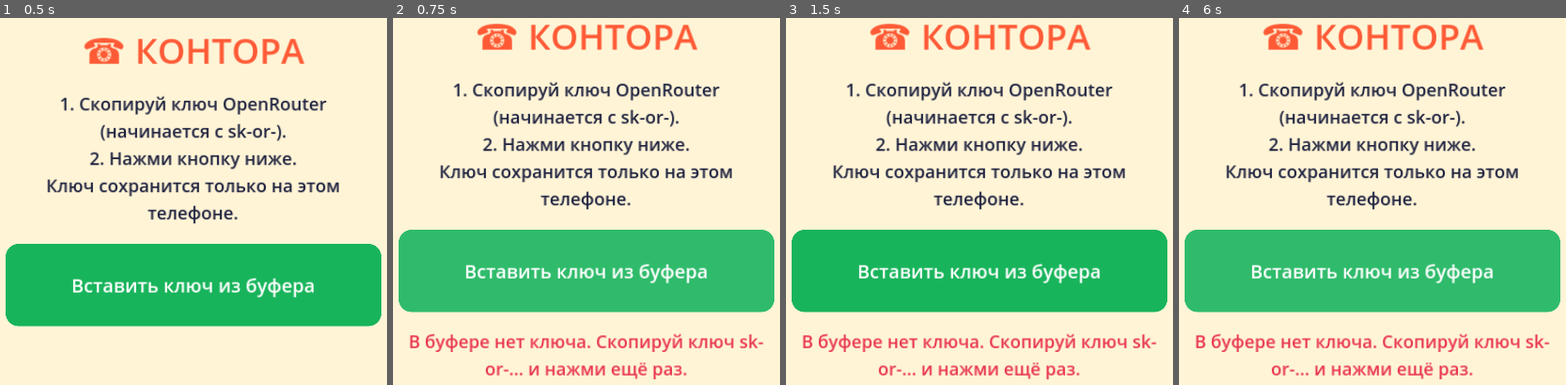
Above: before the commit, frames 1-4 (left to right).
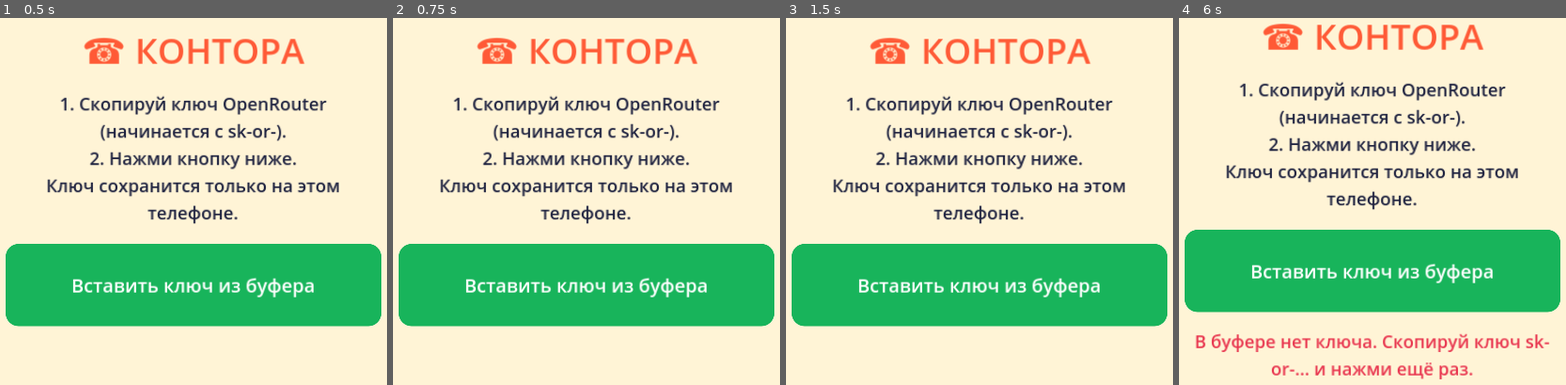
Above: after the commit, the same moments.

Repository: kokazolik/scumai
Game: Godot game, scene res://main.tscn
Two runs of this game, one before a commit and one after it. Both use one fixed random seed, a clock stepped at 60 frames per second and the inputs below.
Inputs:
- Up to frame 1 (0.5 s): no input
- Up to frame 2 (0.75 s): click "Вставить ключ из буфера" (after the commit: "Скопировать") at 0.5 s
- Up to frame 3 (1.5 s): click "☎ Следующий" at 1.25 s
- Up to frame 4 (6 s): click "➤" at 2 s; click "▤ Терминал" at 2.75 s; click "✖ Положить трубку" at 3.5 s; click "Вставить ключ из буфера" at 4.25 s; click "➤" at 5 s; click "Вставить ключ из буфера" (after the commit: "Скопировать") at 5.75 s

Frame 1 is identical in both runs. In frame 2, 26% of the frame differs, in the area x 1-99%, y 1-99%; in frame 3, 26%; in frame 4, less than 0.1%.

Commit message:
Перевод по корпоративному номеру, прокрутка пальцем, закреплённый номер карты
- Если игрок продиктовал корпоративный номер, клиент с шансом = доверию
  переводит договорённую сумму; перевод идёт в план.
- Клиент соглашается только на цену, названную оператором (или меньше).
- Прокрутка переписки и поля ввода пальцем.
- Присланный номер карты закреплён в карточке клиента с кнопкой «Скопировать».

Co-Authored-By: Claude Opus 5.5 <noreply@anthropic.com>
Claude-Session: https://claude.ai/code/session_01Asjs6gV3ucSs4DgrwBz737

Diff:
--- a/scripts/call_session.gd
+++ b/scripts/call_session.gd
@@ -13,6 +13,11 @@
 signal call_ended(reason: String)  # "hung_up" | "card_given" | "operator"
 signal card_dictated(card: String)
 signal price_agreed(rub: int)
+signal transfer_done(rub: int)
+
+## Корпоративный номер для перевода по номеру телефона (вымышленный).
+const CORP_PHONE := "+7 900 555-01-23"
+const CORP_BANK := "Восход-Банк"
 
 const MAX_TRUST := 100
 const REFUSE_PENALTY := 10
@@ -29,7 +34,9 @@
 var last_operator_line := ""
 var agreed_price := 0  # сколько клиент согласился заплатить, ₽
 var budget := 0        # сколько у клиента примерно есть денег, ₽
-var _card_answer := ""  # "agree" | "refuse" | "" на текущий ход
+var paid := false        # деньги уже получены (карта списана или перевод)
+var _card_answer := ""
+var _transfer_answer := ""  # "agree" | "refuse" | "no_price" | ""  # "agree" | "refuse" | "" на текущий ход
 
 
 func _init(p: Dictionary) -> void:
@@ -73,6 +80,12 @@
 		sys += "\n\nОператор просит номер твоей карты. Ты СОГЛАСЕН(НА). Коротко скажи, что сейчас пришлёшь номер сообщением. Сам номер не пиши."
 	elif _card_answer == "refuse":
 		sys += "\n\nОператор просит номер твоей карты. Ты ОТКАЗЫВАЕШЬСЯ его называть. Объясни отказ в духе своего характера."
+	if _transfer_answer == "agree":
+		sys += "\n\nОператор продиктовал номер телефона %s, чтобы ты перевёл(а) %d рублей через %s. Ты СОГЛАСЕН(НА): скажи, что перевёл(а) деньги по этому номеру." % [CORP_PHONE, agreed_price, CORP_BANK]
+	elif _transfer_answer == "refuse":
+		sys += "\n\nОператор просит перевести деньги по номеру телефона. Ты ОТКАЗЫВАЕШЬСЯ переводить. Объясни отказ в духе своего характера."
+	elif _transfer_answer == "no_price":
+		sys += "\n\nОператор просит перевести деньги по номеру телефона, но вы ещё не договорились о сумме. Спроси, сколько именно переводить и за что."
 	return [{"role": "system", "content": sys}] + history
 
 
@@ -121,7 +134,13 @@
 	history.append({"role": "user", "content": "Оператор: " + text})
 	last_operator_line = text
 	_card_answer = ""
-	if not card_given and asks_for_card(text):
+	_transfer_answer = ""
+	if not paid and has_corp_phone(text):
+		if agreed_price <= 0:
+			_transfer_answer = "no_price"
+		else:
+			_transfer_answer = "agree" if randi() % 100 < trust else "refuse"  # шанс = доверие в %
+	elif not card_given and not paid and asks_for_card(text):
 		_card_answer = "agree" if randi() % 100 < trust else "refuse"  # шанс = доверие в %
 	await _ask_model(true)
 	if not active:
@@ -132,7 +151,14 @@
 		card_dictated.emit(card_number)
 	elif _card_answer == "refuse":
 		_set_trust(-REFUSE_PENALTY)
+	if _transfer_answer == "agree":
+		paid = true
+		history.append({"role": "assistant", "content": "(перевёл(а) %d рублей по номеру телефона)" % agreed_price})
+		transfer_done.emit(agreed_price)
+	elif _transfer_answer == "refuse":
+		_set_trust(-REFUSE_PENALTY)
 	_card_answer = ""
+	_transfer_answer = ""
 
 
 ## Похожа ли реплика на бессмыслицу: мало настоящих слов или одни повторы.
@@ -153,6 +179,36 @@
 	return long_words.is_empty() or (uniq.size() == 1 and words.size() >= 3)
 
 
+## Самая большая сумма, которую оператор назвал в реплике («2000», «2 000», «2 тысячи»).
+## Клиент может согласиться только на названную оператором цену или меньше.
+static func mentioned_price(text: String) -> int:
+	var best := 0
+	var t := text.to_lower()
+	var re := RegEx.create_from_string("(\\d[\\d\\s]*\\d|\\d)(\\s*(тыс|к(?![а-яё])))?")
+	for m in re.search_all(t):
+		var digits := m.get_string(1).replace(" ", "")
+		if digits.length() > 7:
+			continue  # это номер телефона или карты, а не цена
+		var n := int(digits)
+		if m.get_string(2) != "":
+			n *= 1000
+		best = maxi(best, n)
+	return best
+
+
+## Продиктовал ли игрок корпоративный номер (цифры в любом формате).
+static func has_corp_phone(text: String) -> bool:
+	var digits := ""
+	for ch in text:
+		if ch >= "0" and ch <= "9":
+			digits += ch
+	var corp := ""
+	for ch in CORP_PHONE:
+		if ch >= "0" and ch <= "9":
+			corp += ch
+	return digits.contains(corp.substr(1))  # без первой цифры: +7 / 8 / без кода
+
+
 ## Просит ли реплика игрока номер карты.
 static func asks_for_card(text: String) -> bool:
 	var t := text.to_lower()
@@ -180,15 +236,16 @@
 	history.append({"role": "assistant", "content": d["reply"] if d["reply"] != "" else "(молчит)"})
 	if d["reply"] != "":
 		caller_spoke.emit(d["reply"])
-	if apply_trust and d["agreed_price"] > 0 and d["agreed_price"] <= budget and d["agreed_price"] != agreed_price:
+	var offered := mentioned_price(last_operator_line)
+	if apply_trust and d["agreed_price"] > 0 and d["agreed_price"] <= mini(budget, offered) and d["agreed_price"] != agreed_price:
 		agreed_price = d["agreed_price"]
 		price_agreed.emit(agreed_price)
-	if apply_trust and d["hang_up"] and _card_answer != "agree":
+	if apply_trust and d["hang_up"] and _card_answer != "agree" and _transfer_answer != "agree":
 		_end("hung_up")
 		return
 	if apply_trust:
 		var delta: int = d["trust_delta"]
-		if _card_answer != "":
+		if _card_answer != "" or _transfer_answer != "":
 			delta = 0  # просьбу о карте решает бросок, а не оценка модели
 		if is_gibberish(last_operator_line) and delta > -10:
 			delta = -10  # «бе-бе-бе» никогда не вызывает доверия
--- a/scripts/desktop.gd
+++ b/scripts/desktop.gd
@@ -9,7 +9,7 @@
 const FIRST_QUOTA := 15000   # план первой смены, ₽
 const QUOTA_GROWTH := 1.3    # на сколько растёт план каждую выполненную смену
 const INPUT_MIN_H := 100
-const INPUT_MAX_H := 200
+const INPUT_MAX_H := 300
 
 # Яркая палитра
 const C_BG := Color("fff4d6")
@@ -33,6 +33,8 @@
 var shift_calls := 0
 var quota_bar: ProgressBar
 var charge_btn: Button
+var pinned_card_row: HBoxContainer
+var pinned_card_label: Label
 var caller_index := 0
 var caller_order: Array = []
 var main_margin: MarginContainer
@@ -287,7 +289,42 @@
 	trust_fill = _box(C_YELLOW, 18, 0)
 	trust_bar.add_theme_stylebox_override("fill", trust_fill)
 	th.add_child(trust_bar)
+
+	# Корпоративный номер для перевода: копируешь и вставляешь в чат.
+	var corp := HBoxContainer.new()
+	corp.add_theme_constant_override("separation", 10)
+	var corp_l := Label.new()
+	corp_l.text = "Наш номер для перевода:\n" + CallSession.CORP_PHONE
+	corp_l.add_theme_font_size_override("font_size", 24)
+	corp_l.size_flags_horizontal = Control.SIZE_EXPAND_FILL
+	corp.add_child(corp_l)
+	var corp_b := _small_button("Скопировать", C_ACCENT, func():
+		DisplayServer.clipboard_set(CallSession.CORP_PHONE)
+		_add_note("Номер для перевода скопирован. Продиктуйте его клиенту в чате.", C_BLUE))
+	corp.add_child(corp_b)
+	v.add_child(corp)
+
+	# Присланный номер карты закреплён здесь, чтобы не искать его в переписке.
+	pinned_card_row = HBoxContainer.new()
+	pinned_card_row.add_theme_constant_override("separation", 10)
+	pinned_card_label = Label.new()
+	pinned_card_label.add_theme_font_size_override("font_size", 26)
+	pinned_card_label.add_theme_color_override("font_color", C_GREEN)
+	pinned_card_label.size_flags_horizontal = Control.SIZE_EXPAND_FILL
+	pinned_card_row.add_child(pinned_card_label)
+	pinned_card_row.add_child(_small_button("Скопировать", C_BLUE, func():
+		DisplayServer.clipboard_set(dictated_card.replace(" ", ""))
+		_add_note("Номер карты скопирован. Вставьте его в терминале.", C_BLUE)))
+	pinned_card_row.hide()
+	v.add_child(pinned_card_row)
 	return card
+
+
+func _small_button(text: String, color: Color, cb: Callable) -> Button:
+	var b := _big_button(text, color, cb, 76)
+	b.size_flags_horizontal = Control.SIZE_SHRINK_END
+	b.add_theme_font_size_override("font_size", 24)
+	return b
 
 
 func _build_chat() -> Control:
@@ -456,17 +493,32 @@
 	if dictated_card == "" or digits != dictated_card.replace(" ", ""):
 		_term_says("✖ Операция отклонена: карта не найдена.", C_RED)
 		return
+	if session.paid:
+		_term_says("✖ С этого клиента деньги уже получены.", C_RED)
+		return
 	var price: int = session.agreed_price
 	if price <= 0:
 		_term_says("✖ Клиент не соглашался ни на какую сумму. Договоритесь о цене.", C_RED)
 		return
-	balance += price
-	shift_earned += price
-	deals += 1
+	session.paid = true
+	_add_money(price)
 	dictated_card = ""
-	_update_balance()
+	pinned_card_row.hide()
 	card_input.text = ""
 	_term_says("✔ Операция одобрена. Списано %s." % _rub(price), C_GREEN)
+	_set_controls()
+
+
+func _add_money(rub: int) -> void:
+	balance += rub
+	shift_earned += rub
+	deals += 1
+	_update_balance()
+
+
+func _on_transfer_done(rub: int) -> void:
+	_add_money(rub)
+	_add_note("✔ Поступил перевод %s по номеру %s" % [_rub(rub), CallSession.CORP_PHONE], C_GREEN)
 	_set_controls()
 
 
@@ -498,6 +550,8 @@
 	session.thinking.connect(_on_thinking)
 	session.call_ended.connect(_on_call_ended)
 	session.card_dictated.connect(_on_card_dictated)
+	session.transfer_done.connect(_on_transfer_done)
+	pinned_card_row.hide()
 	session.price_agreed.connect(func(rub): _add_note("Клиент согласен заплатить " + _rub(rub), C_GREEN))
 	for c in chat_list.get_children():
 		c.queue_free()
@@ -525,7 +579,9 @@
 
 func _add_bubble(who: String, text: String, mine: bool) -> void:
 	var row := HBoxContainer.new()
+	row.mouse_filter = Control.MOUSE_FILTER_IGNORE
 	var bubble := PanelContainer.new()
+	bubble.mouse_filter = Control.MOUSE_FILTER_IGNORE
 	bubble.add_theme_stylebox_override("panel", _box(C_ME_BUBBLE if mine else C_CALLER_BUBBLE, 24, 18))
 	bubble.size_flags_horizontal = Control.SIZE_EXPAND_FILL
 	bubble.size_flags_stretch_ratio = 5.0
@@ -593,6 +649,8 @@
 
 func _on_card_dictated(card: String) -> void:
 	dictated_card = card
+	pinned_card_label.text = "Карта: " + card
+	pinned_card_row.show()
 	_add_bubble(session.profile["name"], "✉ " + card, false)
 	var copy_btn := _big_button("⧉ Скопировать номер", C_BLUE, func():
 		DisplayServer.clipboard_set(card.replace(" ", ""))
@@ -685,8 +743,7 @@
 		lines += input.get_line_wrap_count(i) + 1
 	var h := lines * input.get_line_height() + 36
 	input.custom_minimum_size.y = clampf(h, INPUT_MIN_H, INPUT_MAX_H)
-	if Engine.get_process_frames() > 0:
-		input.scroll_vertical = input.get_line_count() * 10
+	input.adjust_viewport_to_caret()  # строка с курсором всегда видна
 
 
 ## Экранная клавиатура телефона: поднимаем весь экран и терминал над ней.
@@ -711,3 +768,16 @@
 	actions_box.visible = h <= 0.0
 	header_box.visible = h <= 0.0
 	_scroll_down()
+
+
+## Прокрутка пальцем. Свои обработчики, потому что на телефоне стандартная
+## прокрутка в переписке и в поле ввода срабатывала ненадёжно.
+func _input(event: InputEvent) -> void:
+	if not (event is InputEventScreenDrag) or terminal.visible:
+		return
+	if chat_scroll.get_global_rect().has_point(event.position):
+		chat_scroll.scroll_vertical -= int(event.relative.y)
+		get_viewport().set_input_as_handled()
+	elif input.get_global_rect().has_point(event.position):
+		input.scroll_vertical -= event.relative.y / float(input.get_line_height())
+		get_viewport().set_input_as_handled()
Not shown, changed: export_presets.cfg
Not shown, removed: apk/kontora-0.6.apk
Not shown, added: apk/kontora-0.7.apk
